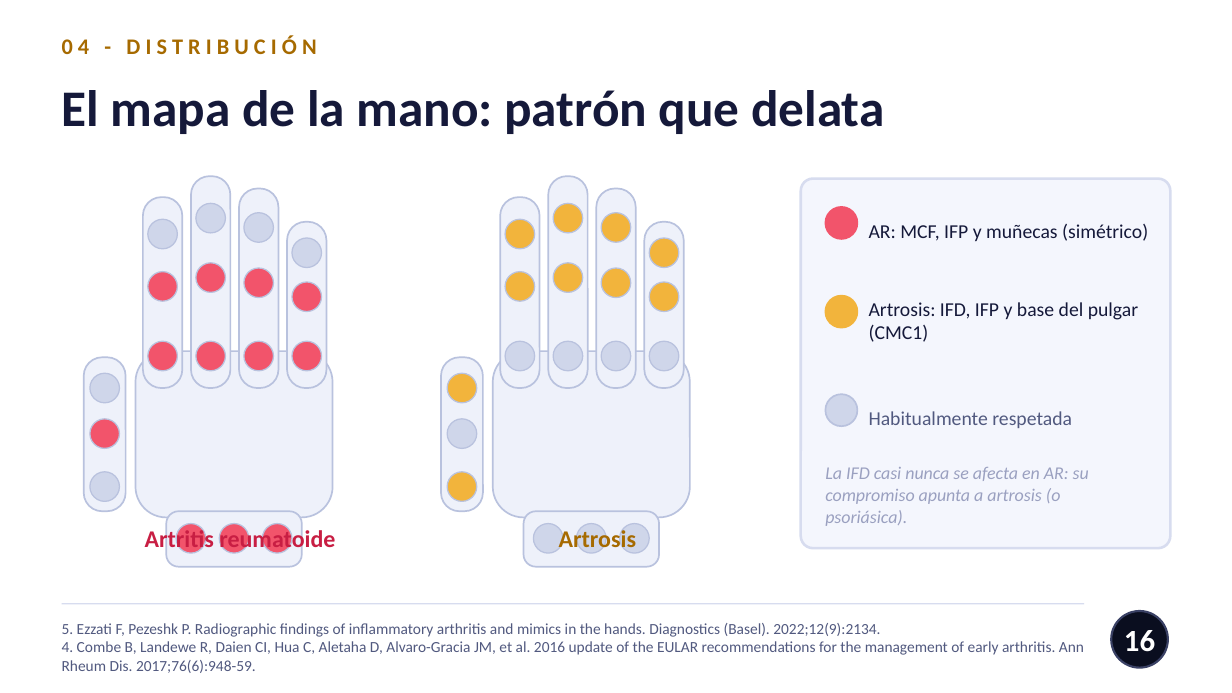
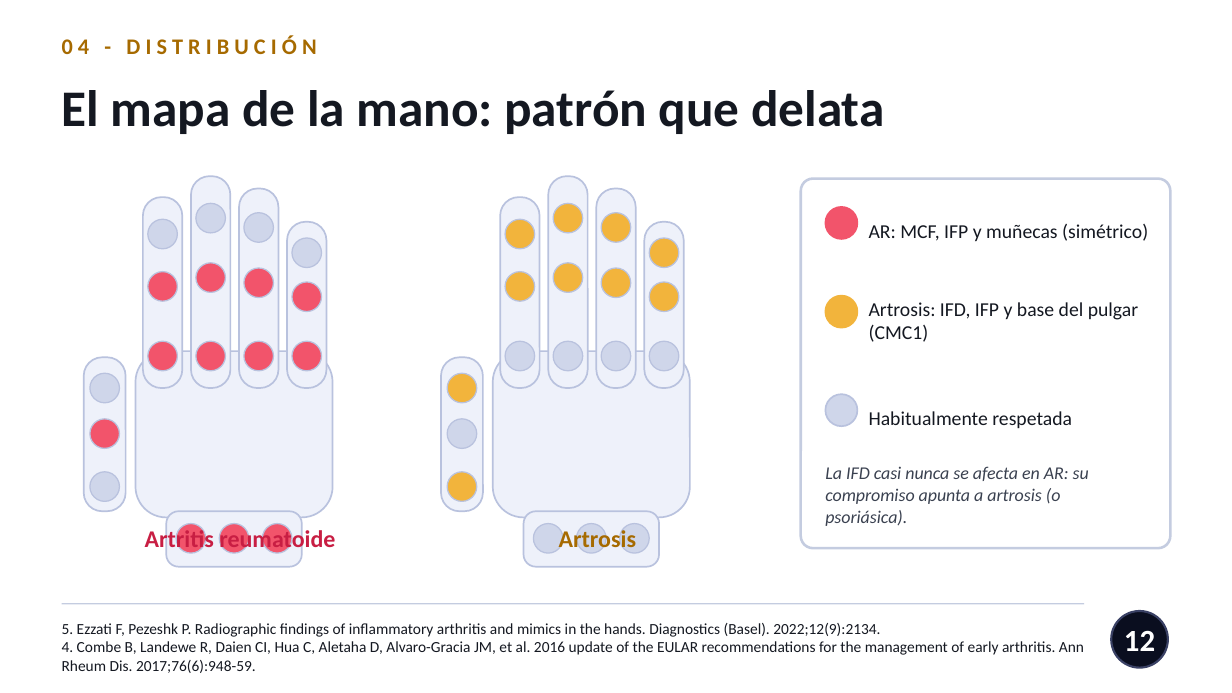
Before and after one commit to nestor120512/nes, a slide deck: slide 12 of Dx_AR_vs_artrosis.pptx (slide 16 before the commit). Drawn at 1232x693 pixels with LibreOffice and Linux fonts; fonts in the diff are those of the drawing. Boxes give left, top, right and bottom in pixels: in the first picture for what was removed or moved away, otherwise in the second. Text is boxed around its words. In the diff, an @@ line names an element or a change of style, - is before the commit and + after.

```diff
--- a/Dx_AR_vs_artrosis.pptx
+++ b/Dx_AR_vs_artrosis.pptx
@@ rounded rectangle at bbox=[801, 179, 1170, 548]: fill #F4F6FD to #FFFFFF; outline #D7DCEF 1.5 pt to #C4CCE0 1.5 pt @@
@@ text colour #15193A to #141821 in 3 elements at bbox=[62, 90, 884, 134], bbox=[869, 224, 1148, 242], bbox=[869, 302, 1138, 342] @@
@@ text "Habitualmente respetada" at bbox=[869, 411, 1072, 429]: text colour #51597F to #141821 @@
@@ text "La IFD casi nunca se ..." at bbox=[825, 466, 1089, 526]: text colour #9AA0C0 to #3A4150 @@
@@ text "5. Ezzati F, Pezeshk P. ..." at bbox=[62, 623, 1084, 673]: text colour #51597F to #141821 @@
@@ line (62, 604) - (1084, 604): stroke #D7DCEF 0.75 pt to #C4CCE0 0.75 pt @@
@@ page number at bbox=[1124, 630, 1155, 651]: text changed @@
-16
+12
```
Also in this commit, not shown: 28 other slides changed, 3 slides added, 8 slides removed.
